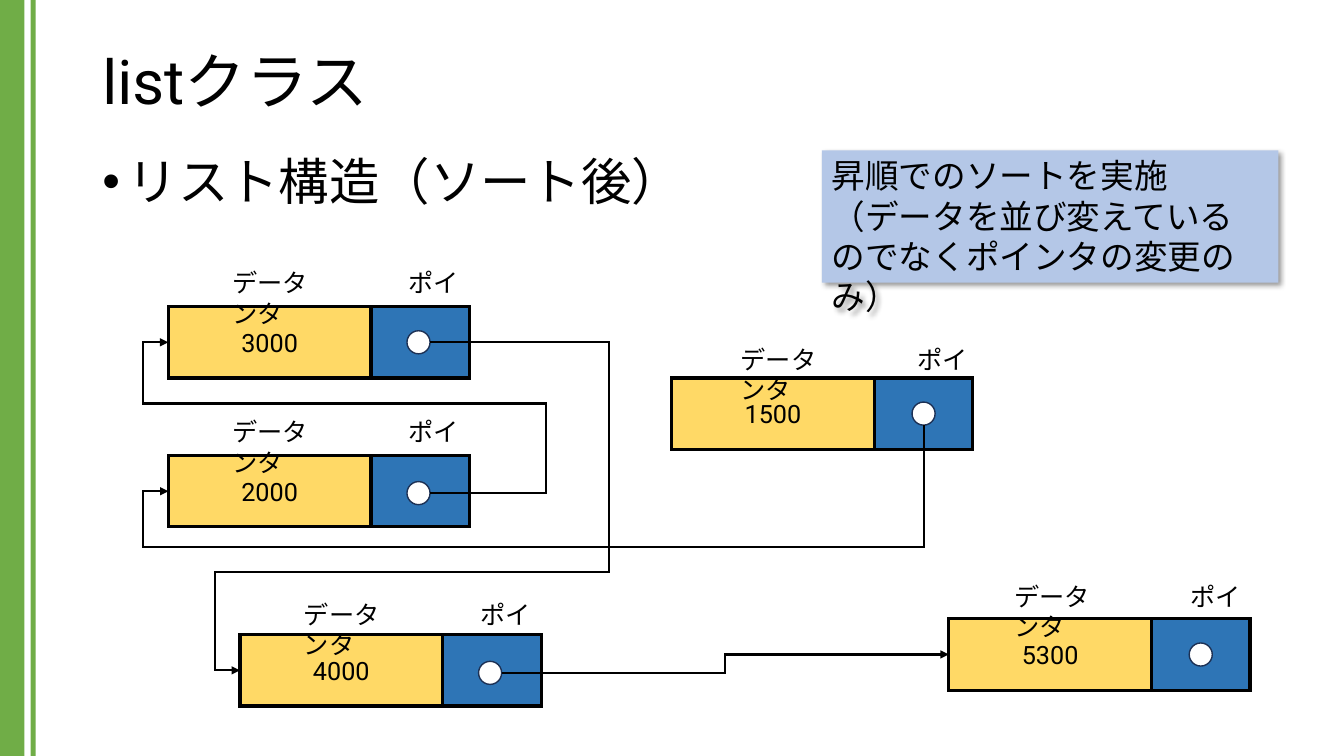
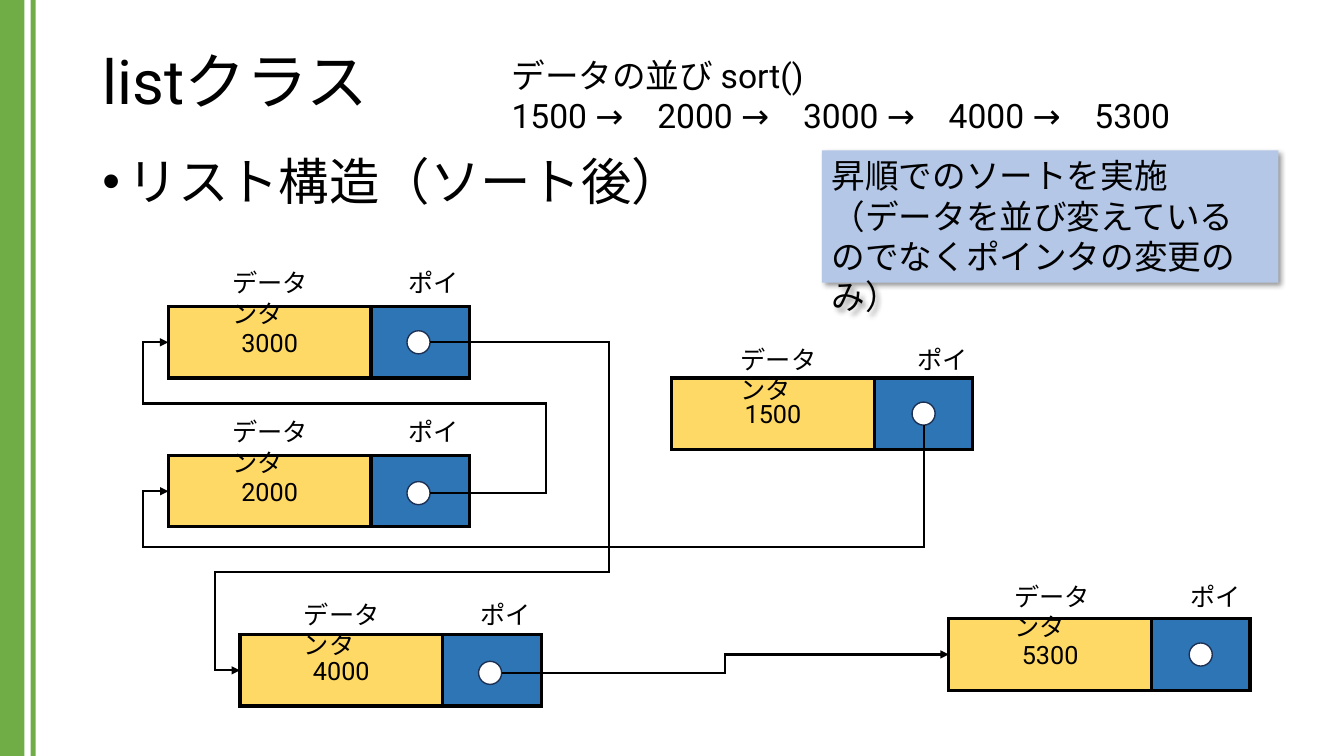
Before and after one commit to kic-murata/cpp2024, a slide deck: slide 3 of 授業資料/講義資料：Listクラス.pptx. Drawn at 1344x756 pixels with LibreOffice and Linux fonts; fonts in the diff are those of the drawing. Boxes give left, top, right and bottom in pixels: in the first picture for what was removed or moved away, otherwise in the second. Text is boxed around its words. In the diff, an @@ line names an element or a change of style, - is before the commit and + after.

```diff
--- a/授業資料/講義資料：Listクラス.pptx
+++ b/授業資料/講義資料：Listクラス.pptx
@@ text added at (x1=512, y1=59, x2=1025, y2=129), 24 pt, text #000000 @@
+データの並び sort()
+1500 → 2000 → 3000 → 4000 → 5300
```
Also in this commit, not shown: 2 other slides changed.
